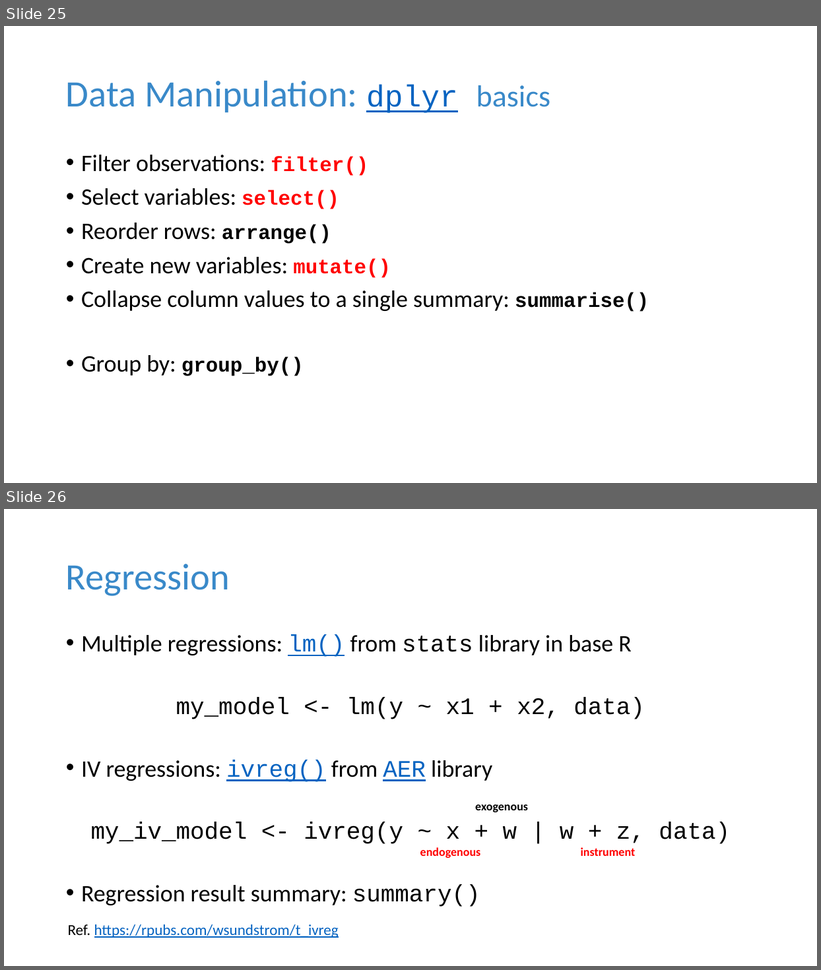
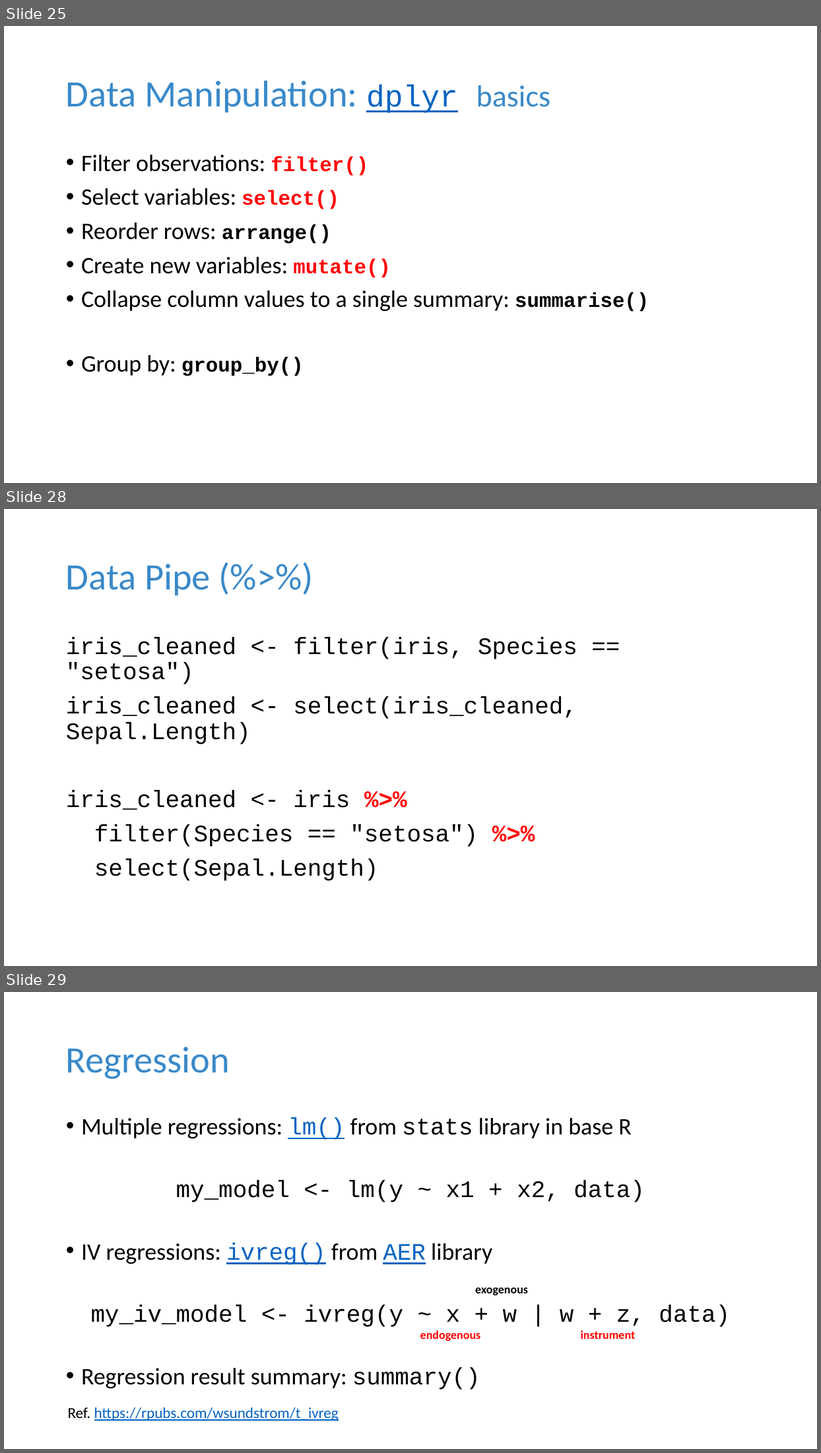
Before and after one commit to tdmdal/r-workshop-researchers, a slide deck: r_intro_researchers.pptx. Shown one above the other, each under a label of ours: slides 25 and 26 before the commit, slides 25, 28 and 29 after it; the slides between them are not shown. The pictures are 821x970 and 821x1453 pixels, drawn with LibreOffice and Linux fonts; fonts in the diff are those of the drawing. Boxes give left, top, right and bottom in pixels: in the first picture for what was removed or moved away, otherwise in the second. Text is boxed around its words. In the diff, an @@ line names an element or a change of style, - is before the commit and + after.

Commit message:
added data pipe slides

```diff
--- a/r_intro_researchers.pptx
+++ b/r_intro_researchers.pptx
@@ slide 28 added at box(4, 509, 817, 966), background #FFFFFF @@
@@ title added at box(66, 564, 211, 595), 44 pt, text #3989C9 @@
+Data Pipe (%>%)
@@ text added at box(66, 637, 578, 881), 28 pt, text #000000 @@
+iris_cleaned <- filter(iris, Species == "setosa")
+iris_cleaned <- select(iris_cleaned, Sepal.Length)
+iris_cleaned <- iris %>%
+filter(Species == "setosa") %>%
+select(Sepal.Length)
@@ what was slide 26 is now slide 29 @@
```
Also in this commit, not shown: 1 slide changed, 2 other slides added, 4 other files.
